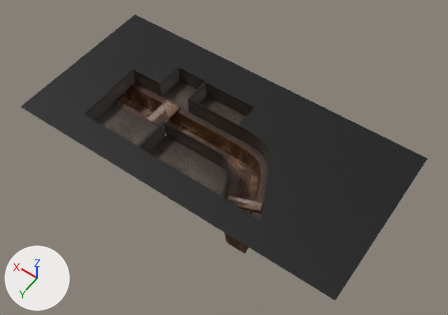
The FBX model Assets/Models/mod_basement.fbx as it was, and as the next commit left it.
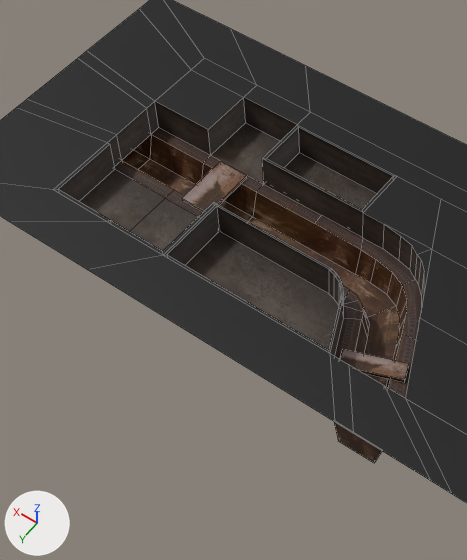
Old and new are each drawn whole from a 50 mm lens placed at (-1.66, 2.08, 2.95), pointed at (-0.2, 0.03, -0.27) and again close up on the part from 12% to 65% of the width and 6% to 96% of the height. Every picture has the same lights, and +X, +Y and +Z are marked at lower left. The close-ups show mesh edges as thin lines. Where no turn or scale is listed for an object, it has been applied to the vertices.

Script lines for the objects in view, before the commit:
```python
me_mesh = bpy.data.meshes.new('Mesh')
me_mesh.from_pydata(...)  # 196 vertices, 159 faces; spans x -1.31..1.07, y -0.58..0.58, z -0.33..-0.09
me_mesh.materials.append(mat_basement)  # picture img_tex_basement_jpg
ob_pplane4 = bpy.data.objects.new('pPlane4', me_mesh)
ob_pplane4.location = (0.0, 0.0, 0.0)
```
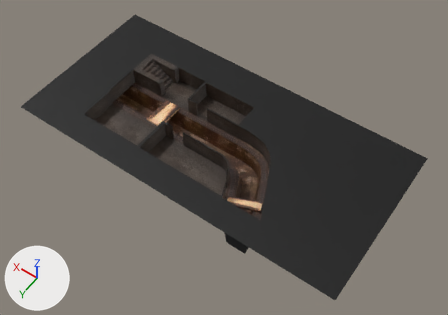
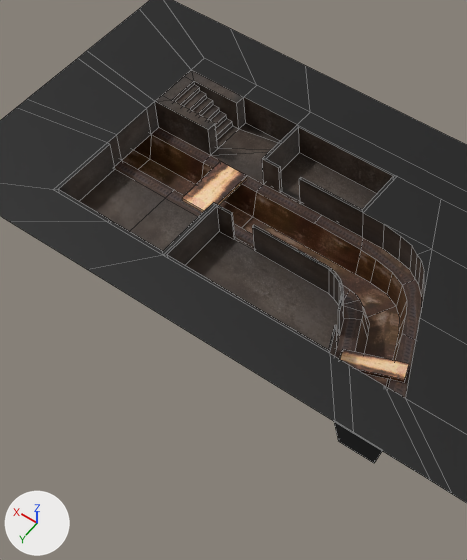
The newer file is also turned or shifted as a whole; pictures and numbers use the older file's frame.

What the commit changed:
me_mesh is used by ob_pplane4; location (0.0, 0.0, 0.0).
me_mesh had 196 vertices, 159 faces and spanned x -1.31..1.07, y -0.58..0.58, z -0.33..-0.09.
me_mesh now has 254 vertices, 201 faces and spans x -1.31..1.07, y -0.58..0.58, z -0.33..-0.09.
Part 1, on me_mesh:
18 faces are deleted.
44 vertices are added at x -0.4..0.69, y -0.28..0.3, z -0.22..-0.09.
14 new vertices lie (0.0, 0.12, 0.0) away from vertices in x 0.48..0.65, y -0.28, z -0.22..-0.09.
60 new faces join them.
me_mesh part 2: 130 kept faces spanning x -1.31..1.07, y -0.58..0.58, z -0.33..-0.09 get new texture (UV) coordinates.

Boxes [x1, y1, x2, y2] around the edits, measured in the close-ups (467 x 560 px):
part 1 of me_mesh, built on: [87, 8, 377, 359] in both
part 2 of me_mesh, surface changed (brown to beige): [98, 71, 424, 463] in both
